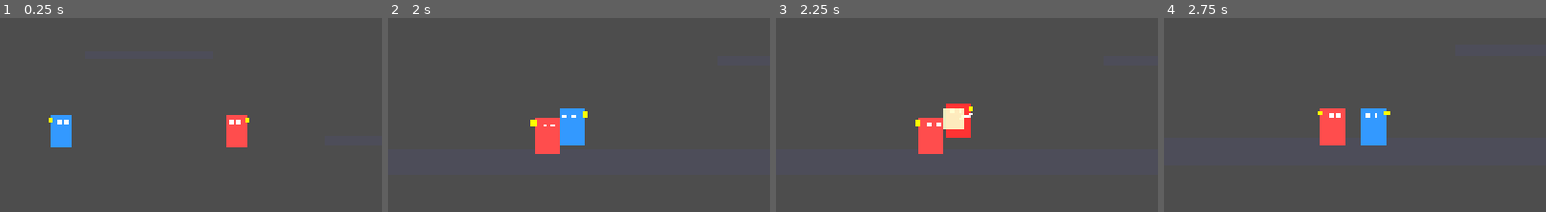
Above: before the commit, frames 1-4 (left to right).
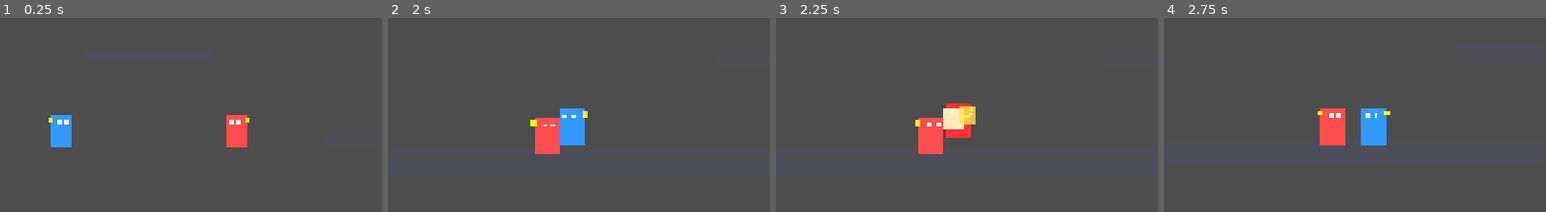
Above: after the commit, the same moments.

Repository: kenttulaine-sy/Smash-clone
Game: Godot game, scene res://scenes/main_v2.tscn
The game is run twice, just before and just after one commit, with the same random seed, the same clock (stepped at 60 frames per second) and the same inputs.
Inputs:
- Up to frame 1 (0.25 s): no input
- Up to frame 2 (2 s): hold D (p1_right) 0.53-1.28 s; tap J (p1_attack) at 0.6 s; tap W (p1_jump) at 0.77, 1.52 s; hold S (p1_down) from 1.28 s (still down); tap L (p1_shield) at 1.35 s
- Up to frame 3 (2.25 s): release S (p1_down) at 2.03 s; hold D (p1_right) from 2.03 s (still down); tap K (p2_attack) at 2.1 s
- Up to frame 4 (2.75 s): keep holding D (p1_right)
The pictures show only the part of the screen within x 30-80%, y 25-75%; the shares and areas given below are measured in that part.

Frames 1-2 are identical in both runs. In frame 3, 0.4% of the frame differs, in the area x 48-53%, y 45-55%; in frame 4, nothing differs.

Commit message:
Add punch impact effect: Spawns at target position with directional offset on hit

Diff:
--- a/scripts/player_v2.gd
+++ b/scripts/player_v2.gd
@@ -792,6 +792,9 @@
 		target.take_damage(damage, kb, angle, self)
 		create_hit_effect(area.global_position)
 
+		# Spawn punch impact at target's position with directional offset
+		spawn_punch_impact(target.global_position, facing_right)
+
 		print("Player ", player_id, " hit opponent! Distance: ", distance_to_target, " Damage: ", damage)
 
 func create_hit_effect(pos):
@@ -803,6 +806,31 @@
 
 	await get_tree().create_timer(0.1).timeout
 	flash.queue_free()
+
+func spawn_punch_impact(target_pos: Vector2, facing_right: bool) -> void:
+	"""Spawn punch impact effect at target position with directional offset"""
+	# Calculate offset based on facing direction (spawn slightly in front of target)
+	var offset = Vector2(25 if facing_right else -25, -10)  # Offset to side and up slightly
+	var spawn_pos = target_pos + offset
+
+	# Create impact visual
+	var impact = ColorRect.new()
+	impact.name = "PunchImpact"
+	impact.color = Color(1.0, 0.9, 0.3, 0.9)  # Yellow-white impact
+	impact.size = Vector2(30, 30)
+	impact.position = spawn_pos - impact.size / 2
+
+	# Add to scene (not attached to player)
+	get_tree().root.add_child(impact)
+
+	# Scale up and fade out animation
+	var tween = create_tween()
+	tween.tween_property(impact, "scale", Vector2(1.5, 1.5), 0.1)
+	tween.parallel().tween_property(impact, "modulate:a", 0.0, 0.15)
+	tween.tween_callback(impact.queue_free)
+
+	# Debug log
+	print("  IMPACT: Spawned punch impact at ", spawn_pos, " facing ", "right" if facing_right else "left")
 
 func create_double_jump_effect():
 	"""Spawn particle effect on double jump"""
